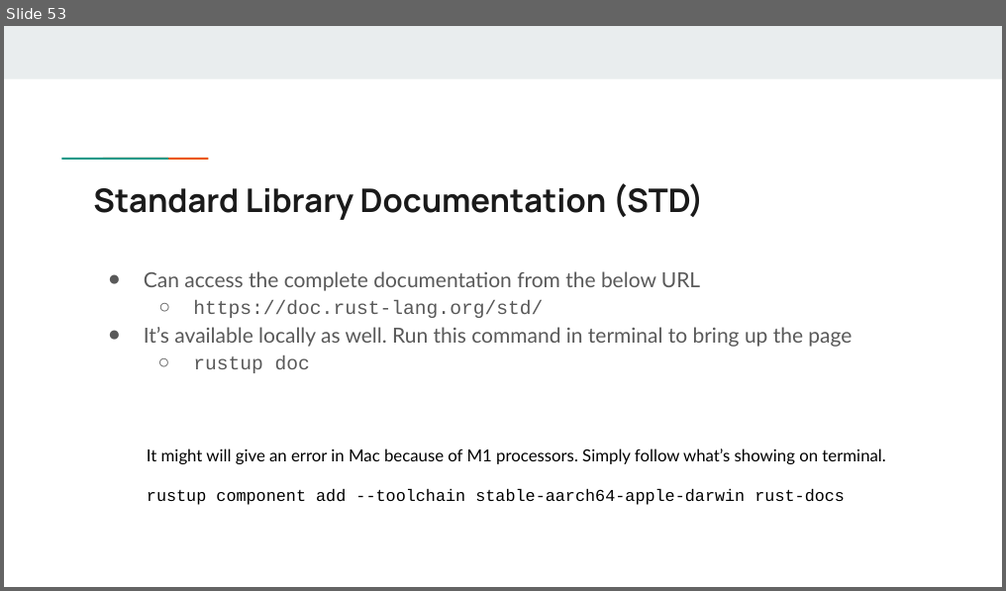
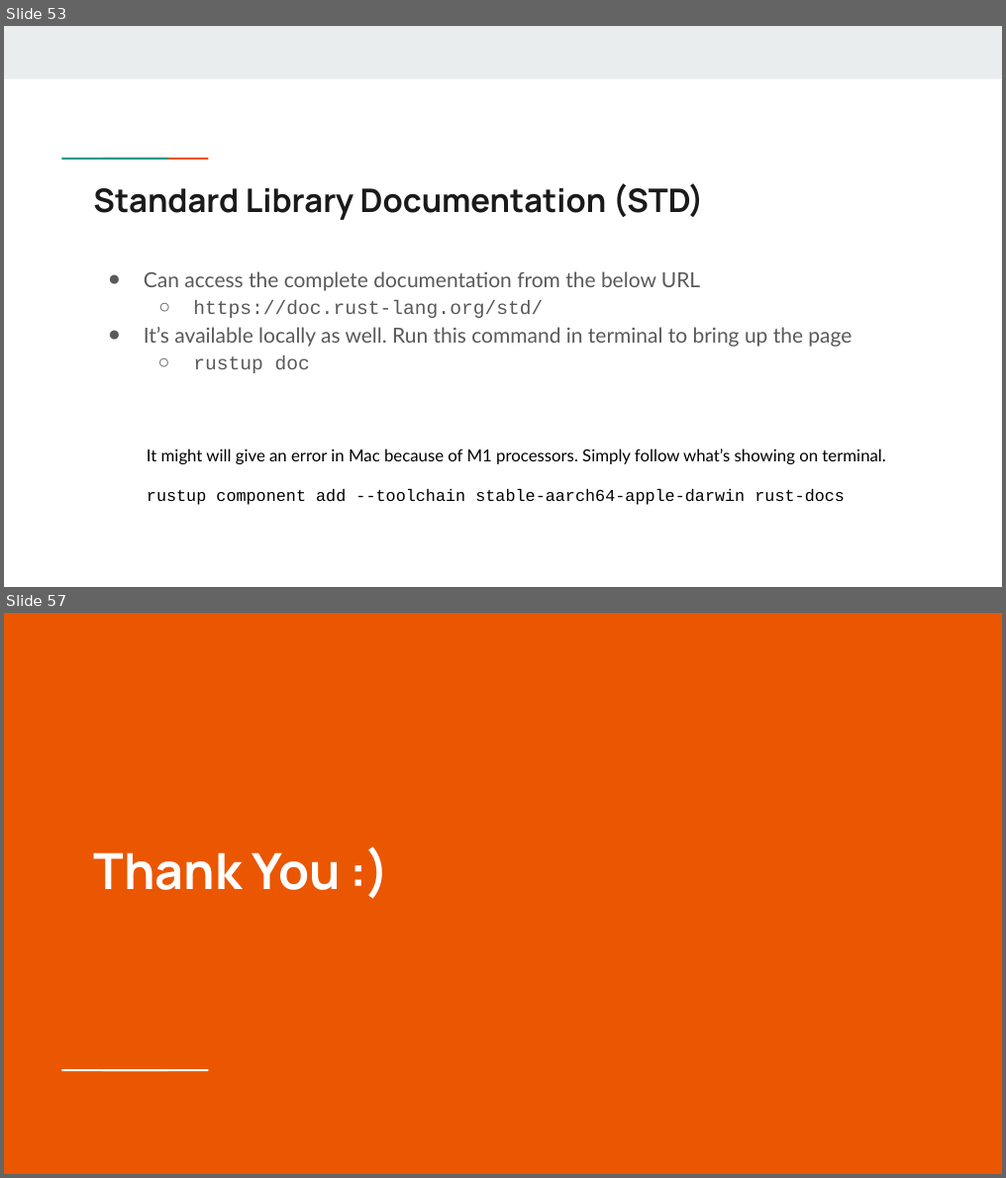
Before and after one commit to anj-powr/rust-solana-dev, a slide deck: Rust - Crash Course.pptx. Shown one above the other, each under a label of ours: slide 53 before the commit, slides 53 and 57 after it; the slides between them are not shown. The pictures are 1006x591 and 1006x1178 pixels, drawn with LibreOffice and Linux fonts; fonts in the diff are those of the drawing. Boxes give left, top, right and bottom in pixels: in the first picture for what was removed or moved away, otherwise in the second. Text is boxed around its words. In the diff, an @@ line names an element or a change of style, - is before the commit and + after.

```diff
--- a/Rust - Crash Course.pptx
+++ b/Rust - Crash Course.pptx
@@ slide 57 added at box(4, 613, 1002, 1174), background #EB5600 @@
@@ title added at box(93, 853, 340, 890), 36 pt, text #FFFFFF, bold @@
+Thank You :)
@@ rectangle added at box(95, 1068, 136, 1073), fill #FFFFFF @@
@@ rectangle added at box(135, 1068, 175, 1073), fill #FFFFFF @@
```
Also in this commit, not shown: 3 other slides added.
